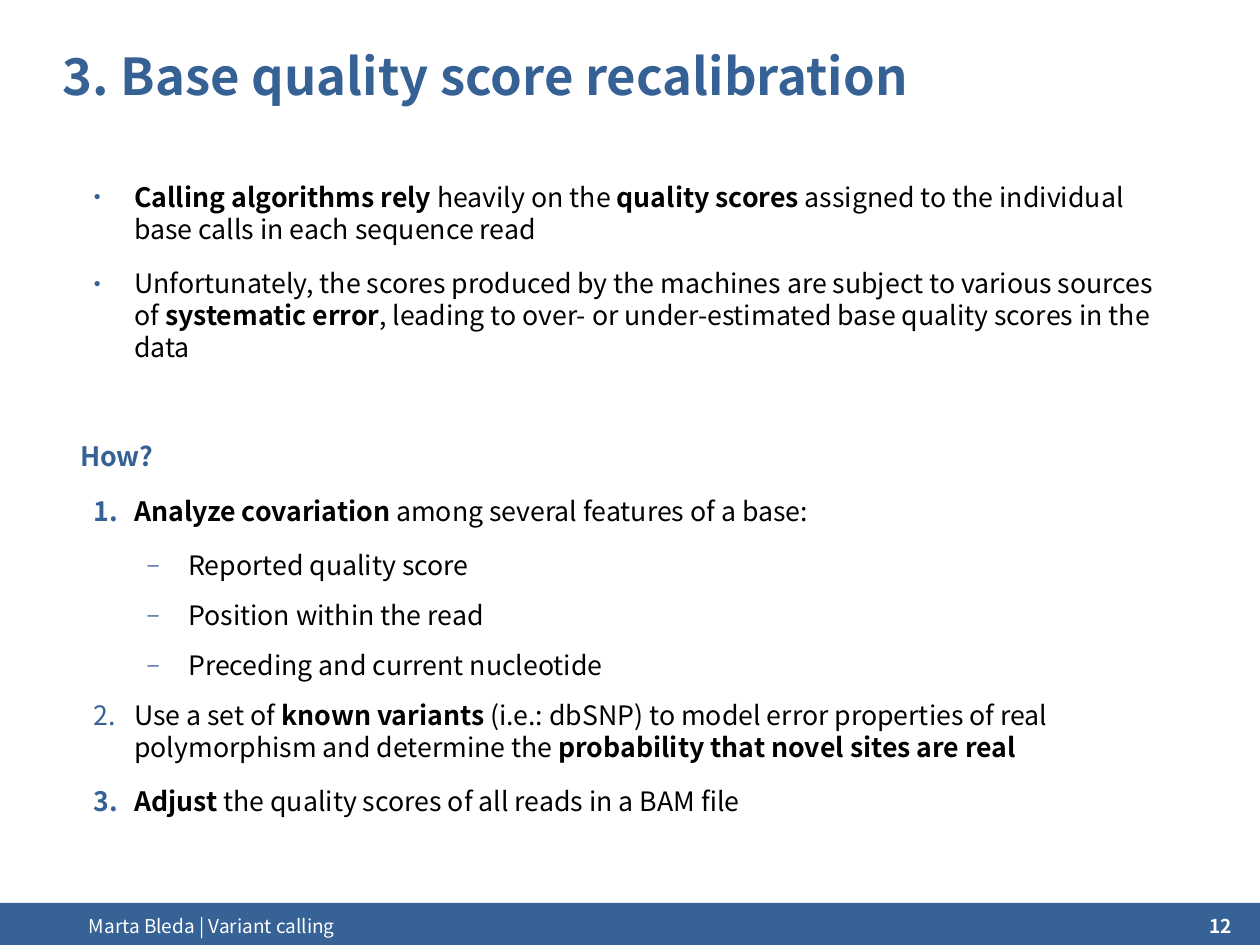
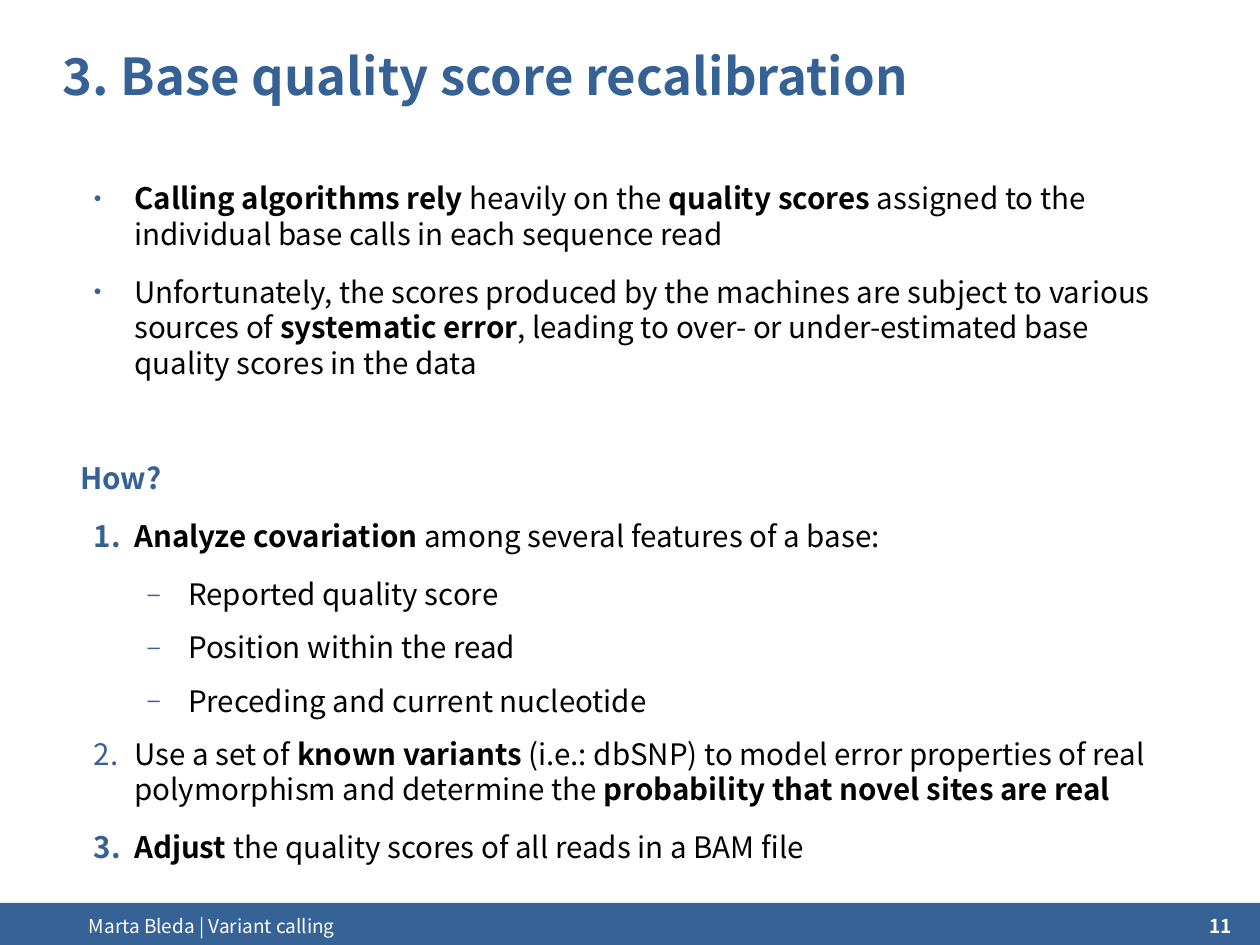
Before and after one commit to ngs-course/ngs-course.github.io, a slide deck: slide 11 of Course_Materials/variant_calling/presentation/2014-Cambridge_variant_calling.odp (slide 12 before the commit). Drawn at 1260x945 pixels with LibreOffice and Linux fonts; fonts in the diff are those of the drawing; background and template pictures are left out. Boxes give left, top, right and bottom in pixels: in the first picture for what was removed or moved away, otherwise in the second. Text is boxed around its words. In the diff, an @@ line names an element or a change of style, - is before the commit and + after.

Commit message:
Variant calling updated

```diff
--- a/Course_Materials/variant_calling/presentation/2014-Cambridge_variant_calling.odp
+++ b/Course_Materials/variant_calling/presentation/2014-Cambridge_variant_calling.odp
@@ text "Calling algorithms rely heavily on ..." at (80,185,1149,865): size 16.8 to 18.6 pt @@
@@ page number at (1210,919,1232,933): text changed @@
-12
+11
```
Also in this commit, not shown: 7 other slides changed, 5 slides added, 8 other files.
